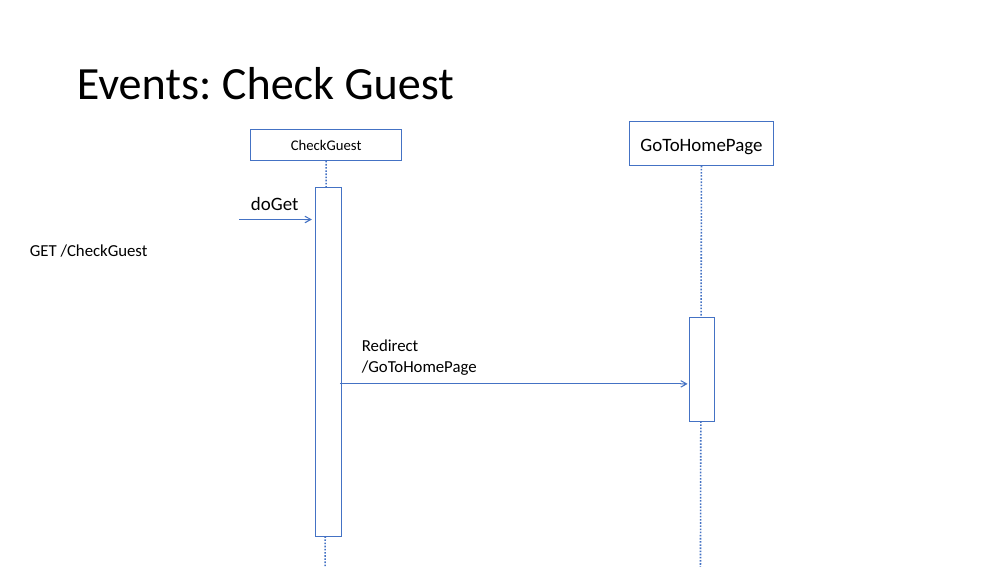
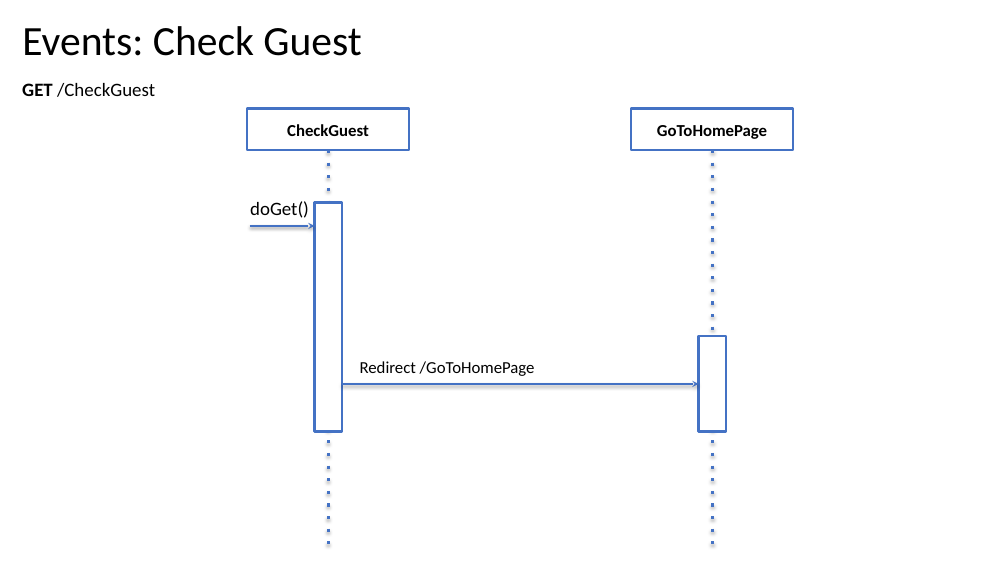
Before and after one commit to Giulsmoon/TecnologiePerIlWeb_Project1, a slide deck: slide 14 of Presentazioni Powerpoint/Progetto1_versione_PURE_HTML.pptx. Drawn at 1008x567 pixels with LibreOffice and Linux fonts; fonts in the diff are those of the drawing. Boxes give left, top, right and bottom in pixels: in the first picture for what was removed or moved away, otherwise in the second. Text is boxed around its words. In the diff, an @@ line names an element or a change of style, - is before the commit and + after.

```diff
--- a/Presentazioni Powerpoint/Progetto1_versione_PURE_HTML.pptx
+++ b/Presentazioni Powerpoint/Progetto1_versione_PURE_HTML.pptx
@@ title "Events: Check Guest": place and size @@
-title "Events: Check Guest" at (77,67,454,100)
+title "Events: Check Guest" at (22,26,361,56)
@@ title "Events: Check Guest" at (22,26,361,56): size 44 to 39.6 pt @@
@@ text "GET /CheckGuest": place and size @@
-text "GET /CheckGuest" at (30,244,148,257)
+text "GET /CheckGuest" at (22,83,155,97)
@@ text "GET /CheckGuest" at (22,83,155,97): size 16 to 18 pt; bold on in "GET" @@
@@ rectangle "CheckGuest": place and size @@
-rectangle "CheckGuest" at (251,129,402,161)
+rectangle "CheckGuest" at (247,109,410,150)
@@ rectangle "CheckGuest" at (247,109,410,150): size 14 to 16 pt, bold on; outline #4472C4 1 pt to #4472C4 2 pt @@
@@ rectangle "GoToHomePage": place and size @@
-rectangle "GoToHomePage" at (629,122,774,166)
+rectangle "GoToHomePage" at (631,109,794,150)
@@ rectangle "GoToHomePage" at (631,109,794,150): size 18 to 16 pt, bold on; outline #4472C4 1 pt to #4472C4 2 pt @@
@@ line moved from (326, 161) - (325, 567) to (328, 150) - (328, 547) @@
@@ line (328, 150) - (328, 547): stroke #4472C4 1.5 pt dashed to #4472C4 3 pt dashed @@
@@ line moved from (702, 166) - (701, 567) to (712, 150) - (712, 547) @@
@@ line (712, 150) - (712, 547): stroke #4472C4 1.5 pt dashed to #4472C4 3 pt dashed @@
@@ text at (250,201,309,218): text changed @@
-doGet
+doGet()
@@ rectangle at (315,203,342,432): outline #4472C4 1 pt to #4472C4 2 pt @@
@@ rectangle: place and size @@
-rectangle at (316,188,342,537)
+rectangle at (315,203,342,432)
@@ arrow moved from (240, 219) - (312, 219) to (250, 226) - (315, 226) @@
@@ arrow (250, 226) - (315, 226): stroke #4472C4 1 pt to #4472C4 2 pt; arrowheads changed @@
@@ rectangle: place and size @@
-rectangle at (690,318,715,422)
+rectangle at (699,337,726,432)
@@ rectangle at (699,337,726,432): outline #4472C4 1 pt to #4472C4 2 pt @@
@@ arrow moved from (340, 384) - (688, 384) to (342, 384) - (699, 384) @@
@@ arrow (342, 384) - (699, 384): stroke #4472C4 1 pt to #4472C4 2 pt; arrowheads changed @@
@@ text at (360,361,535,376): text changed @@
-Redirect
-/GoToHomePage
+Redirect /GoToHomePage
```
Also in this commit, not shown: 10 other slides changed.
